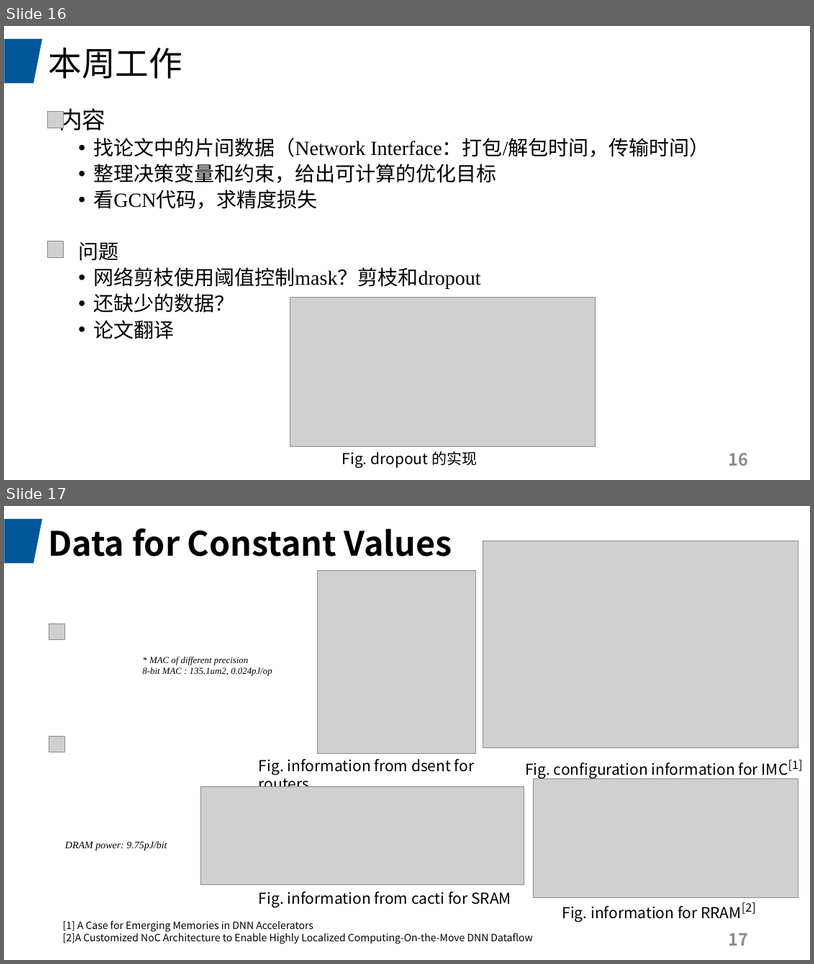
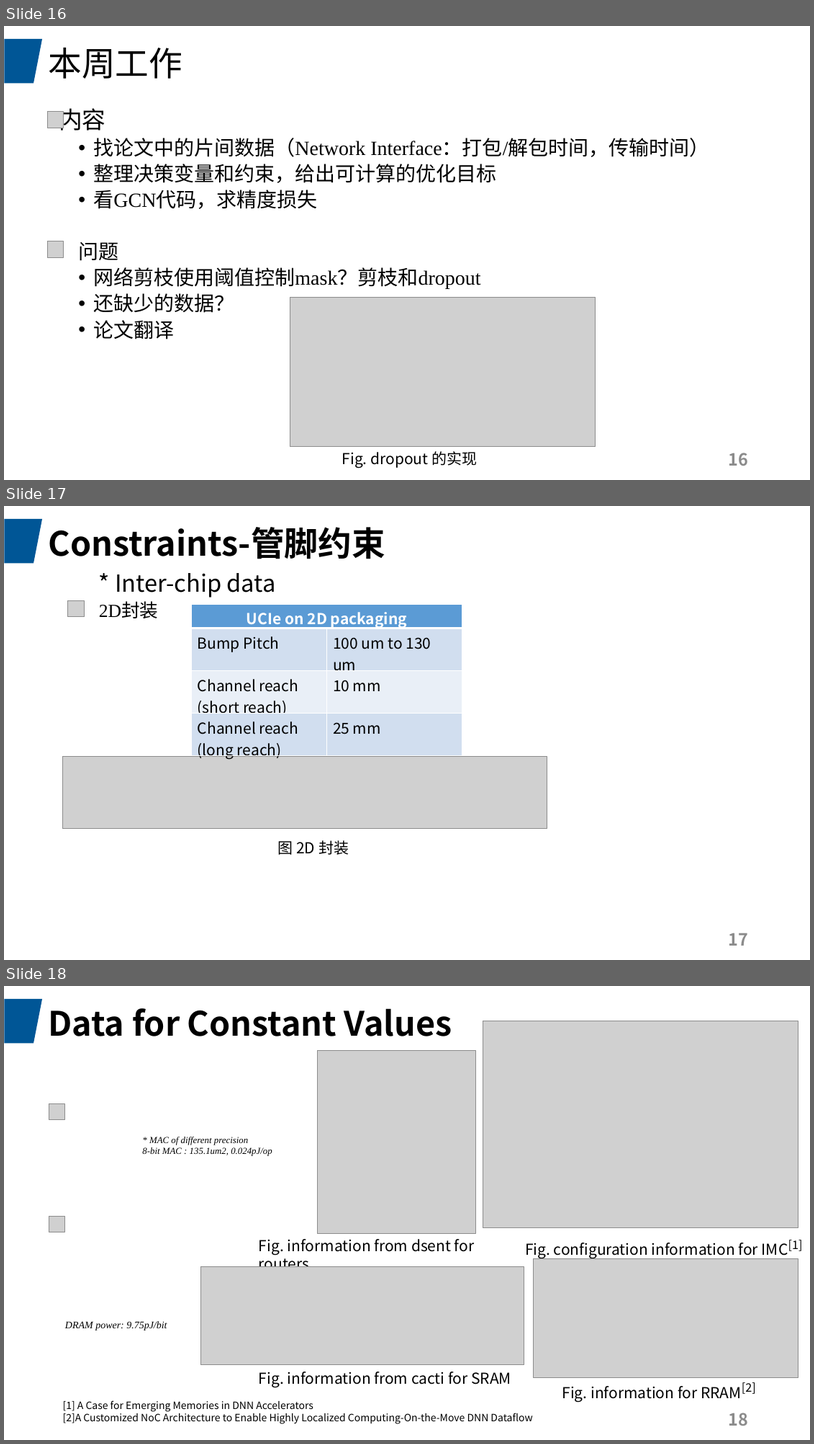
Before and after one commit to JadeQiong/DSE, a slide deck: 组会3.31GNN.pptx. Shown one above the other, each under a label of ours: slides 16 and 17 before the commit, slides 16, 17 and 18 after it. The pictures are 814x964 and 814x1444 pixels, drawn with LibreOffice and Linux fonts; fonts in the diff are those of the drawing; grey boxes stand for pictures. Boxes give left, top, right and bottom in pixels: in the first picture for what was removed or moved away, otherwise in the second. Text is boxed around its words. In the diff, an @@ line names an element or a change of style, - is before the commit and + after.

```diff
--- a/组会3.31GNN.pptx
+++ b/组会3.31GNN.pptx
@@ slide 17 added at bbox=[4, 506, 810, 960], background #FFFFFF; not listed: 1 template element that a slide beside it also shows @@
@@ title added at bbox=[48, 527, 385, 559], 40 pt, text #000000, bold @@
+Constraints-管脚约束
@@ text added at bbox=[99, 573, 276, 618], 28 pt, text #000000 @@
+  * Inter-chip data
+  2D封装
@@ picture added at bbox=[68, 600, 85, 617] @@
@@ table added at bbox=[191, 604, 463, 762], 4 rows, 2 columns @@
+UCIe on 2D packaging | 
+Bump Pitch | 100 um to 130 um
+Channel reach (short reach) | 10 mm
+Channel reach (long reach) | 25 mm
@@ picture added at bbox=[63, 757, 548, 829] @@
@@ text added at bbox=[278, 840, 349, 854], 18 pt, text #000000 @@
+图 2D 封装
@@ page number added at bbox=[729, 933, 749, 945], 20 pt, text #8C8C8C, bold @@
+17
@@ what was slide 17 is now slide 18 @@
@@ page number at bbox=[729, 1412, 749, 1425]: text changed @@
-17
+18
```
Also in this commit, not shown: 2 slides changed, 2 other slides added, 1 slide removed, 1 other file.
